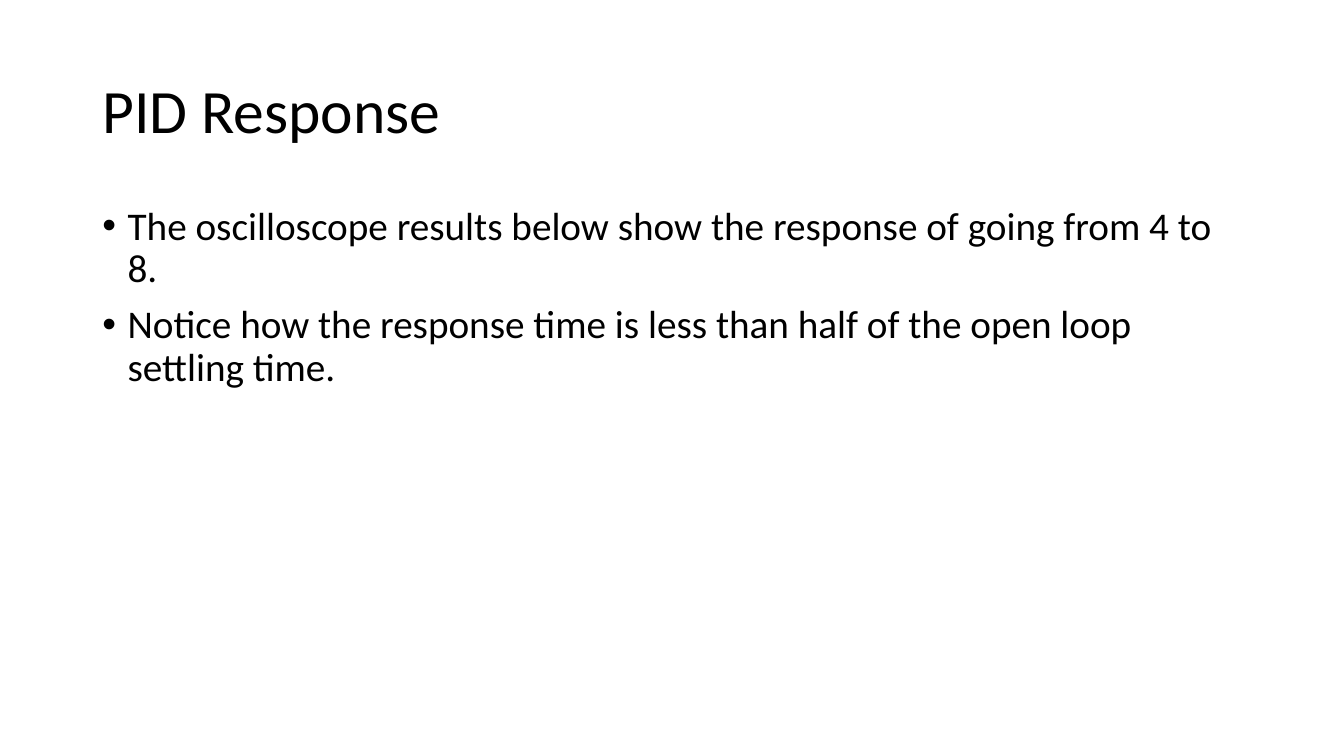
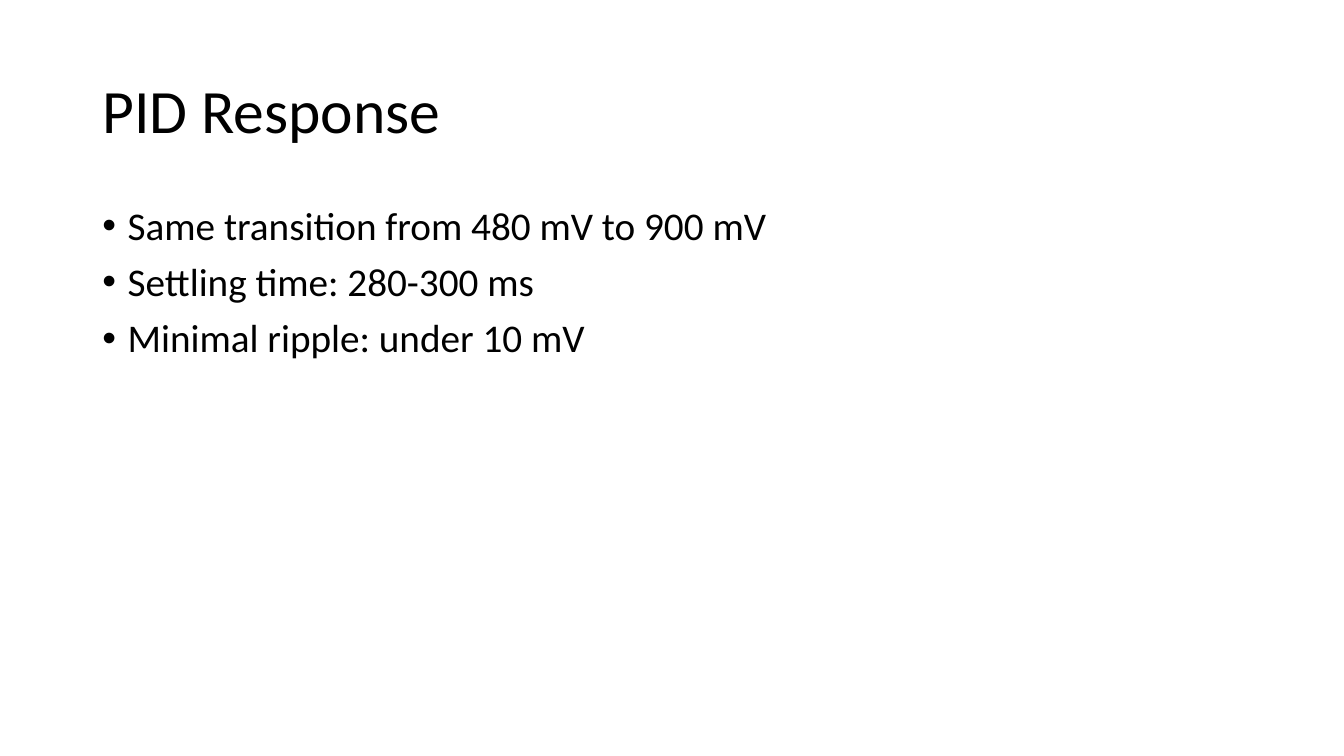
Before and after one commit to jdriscoll7/ELEC_3050, a slide deck: slide 8 of presentation/Final Projection Presentation.pptx (slide 7 before the commit). Drawn at 1344x756 pixels with LibreOffice and Linux fonts; fonts in the diff are those of the drawing. Boxes give left, top, right and bottom in pixels: in the first picture for what was removed or moved away, otherwise in the second. Text is boxed around its words. In the diff, an @@ line names an element or a change of style, - is before the commit and + after.

```diff
--- a/presentation/Final Projection Presentation.pptx
+++ b/presentation/Final Projection Presentation.pptx
@@ text at [128,213,767,359]: text changed @@
-• The oscilloscope results below show the response of going from 4 to 8.
-• Notice how the response time is less than half of the open loop settling time.
+• Same transition from 480 mV to 900 mV
+• Settling time: 280-300 ms
+• Minimal ripple: under 10 mV
```
Also in this commit, not shown: 2 other slides changed, 2 slides added, 1 slide removed.
